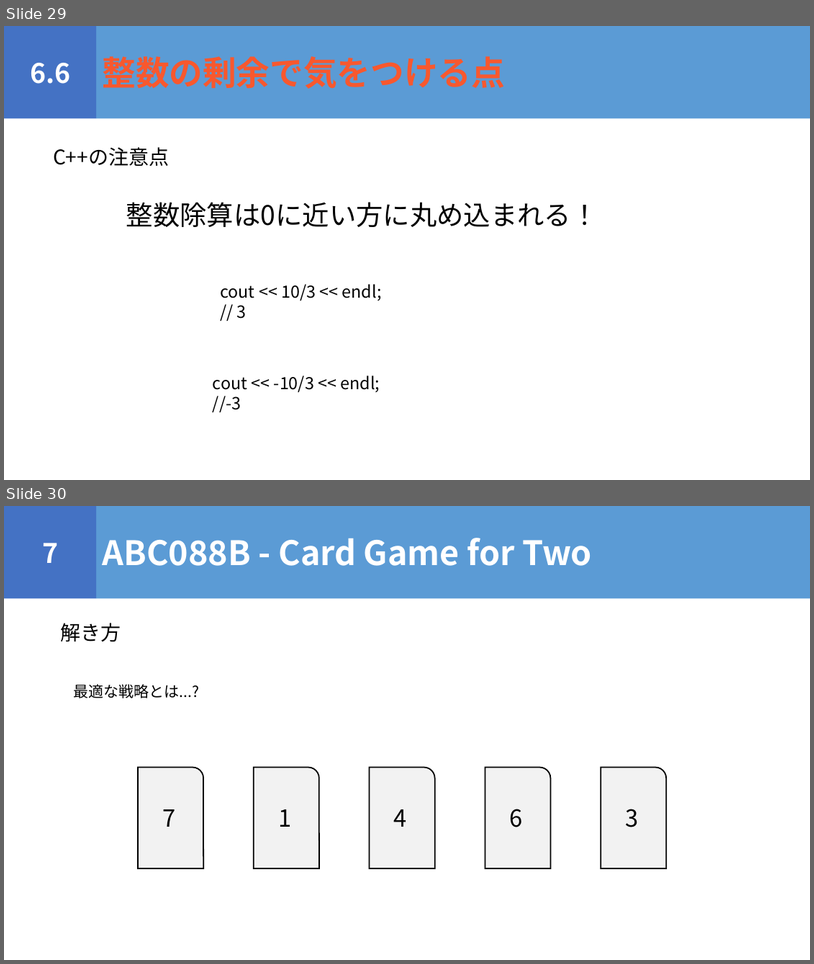
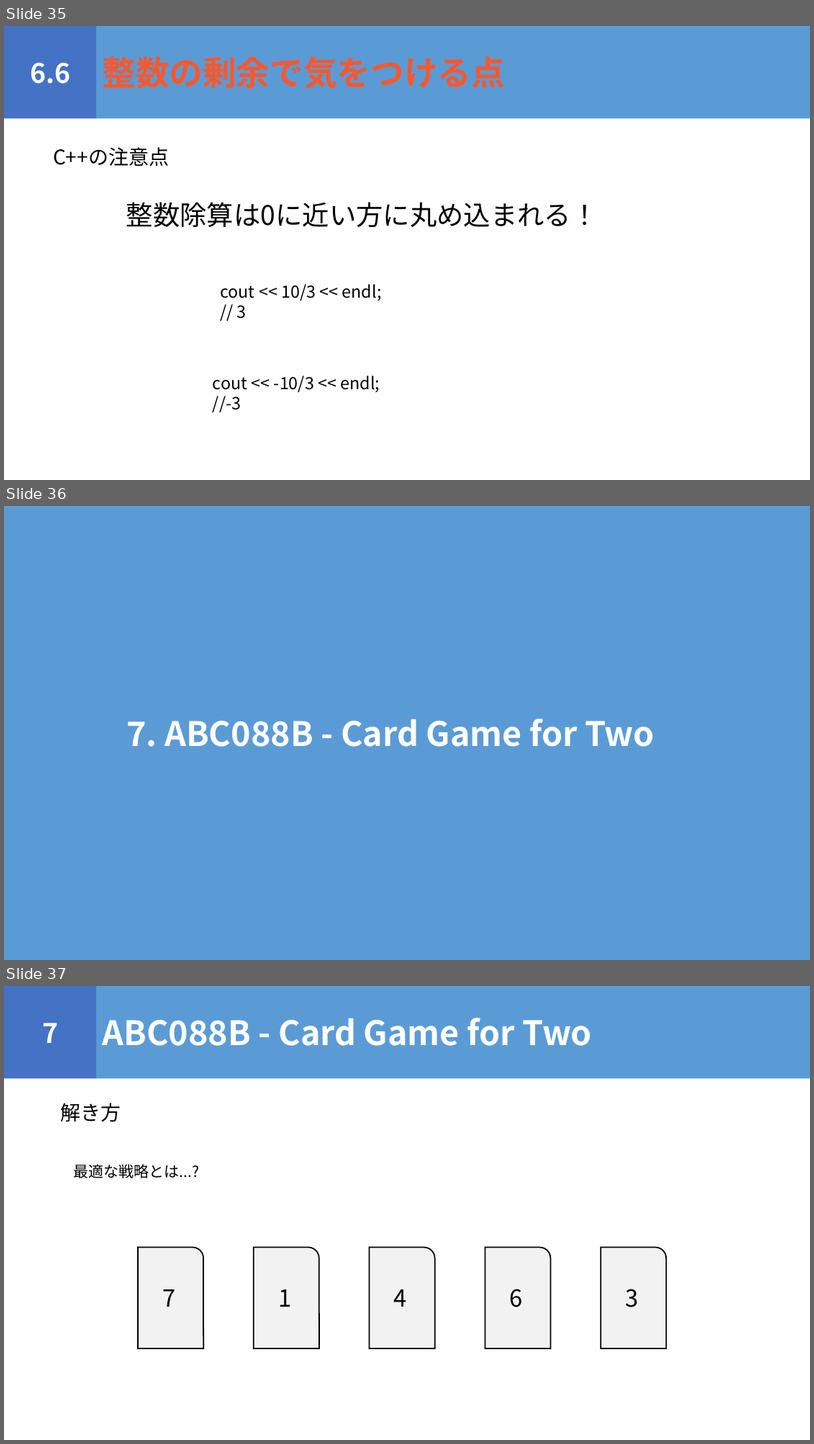
Before and after one commit to igeeeeee/triC_AtCoder_Beginners_Selection, a slide deck: ABS_勉強会.pptx. Shown one above the other, each under a label of ours: slides 29 and 30 before the commit, slides 35, 36 and 37 after it. The pictures are 814x964 and 814x1444 pixels, drawn with LibreOffice and Linux fonts; fonts in the diff are those of the drawing. Boxes give left, top, right and bottom in pixels: in the first picture for what was removed or moved away, otherwise in the second. Text is boxed around its words. In the diff, an @@ line names an element or a change of style, - is before the commit and + after.

```diff
--- a/ABS_勉強会.pptx
+++ b/ABS_勉強会.pptx
@@ slide 36 added at [4, 506, 810, 960], background #5B9BD5 @@
@@ text added at [126, 718, 655, 746], 40 pt, text #FFFFFF, bold @@
+7. ABC088B - Card Game for Two
@@ what was slide 29 is now slide 35 @@
@@ what was slide 30 is now slide 37 @@
```
Also in this commit, not shown: 7 slides changed, 11 other slides added, 1 slide removed, 1 other file.
